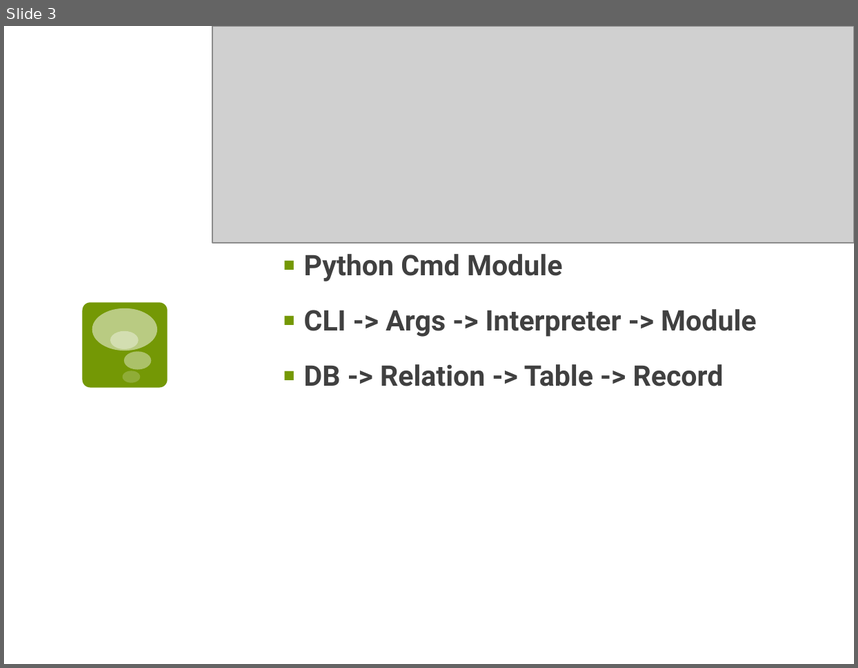
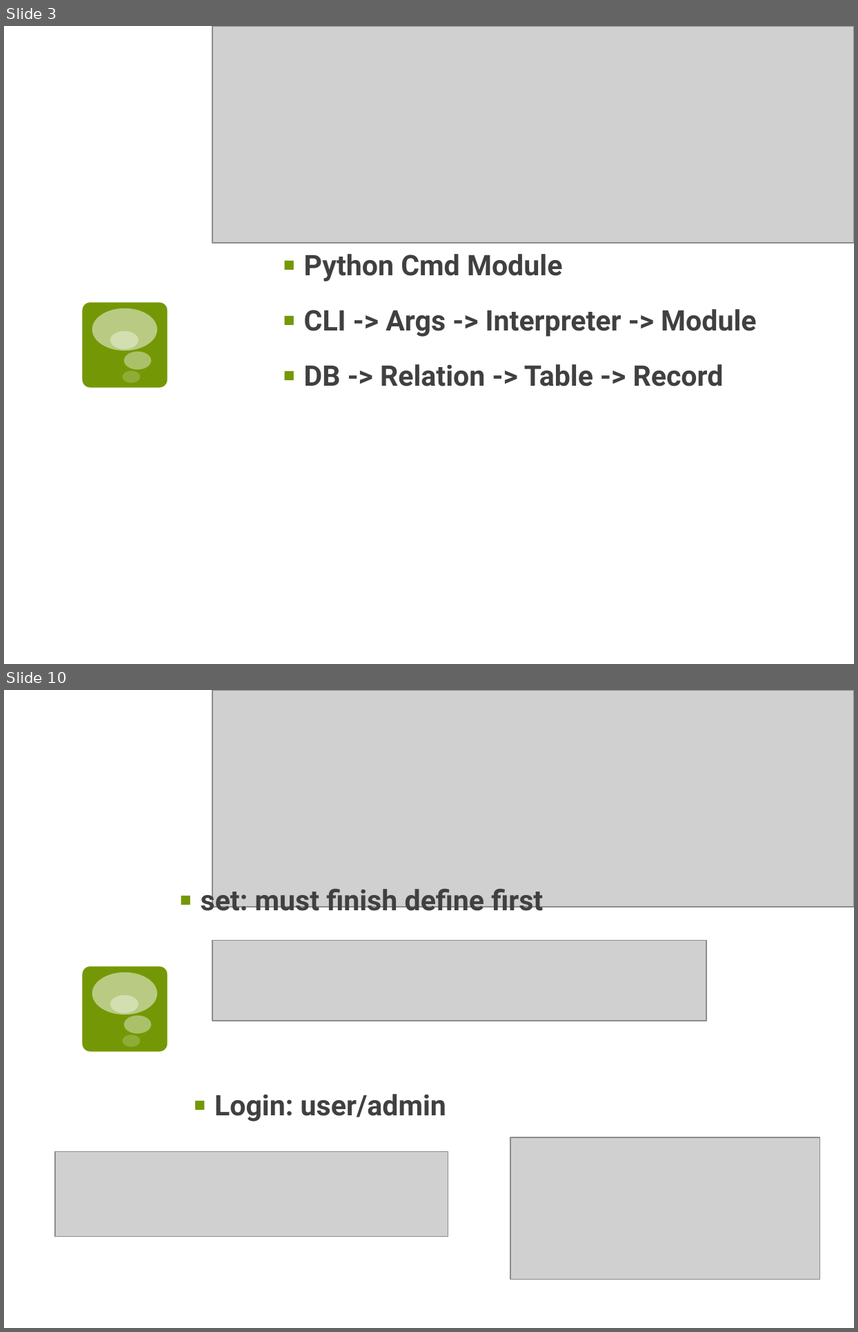
Before and after one commit to geniousisme/PySQL, a slide deck: PySQL_Intro.pptx. Shown one above the other, each under a label of ours: slide 3 before the commit, slides 3 and 10 after it; the slides between them are not shown. The pictures are 858x668 and 858x1332 pixels, drawn with LibreOffice and Linux fonts; fonts in the diff are those of the drawing; grey boxes stand for pictures. Boxes give left, top, right and bottom in pixels: in the first picture for what was removed or moved away, otherwise in the second. Text is boxed around its words. In the diff, an @@ line names an element or a change of style, - is before the commit and + after.

```diff
--- a/PySQL_Intro.pptx
+++ b/PySQL_Intro.pptx
@@ slide 10 added at <box>4,690,854,1328</box>, background #FFFFFF; not listed: 5 template elements that a slide beside it also shows @@
@@ picture added at <box>212,690,854,907</box> @@
@@ text added at <box>201,885,543,918</box>, 24 pt, text #404040, bold @@
+▪ set: must finish define first
@@ picture added at <box>212,940,706,1020</box> @@
@@ text added at <box>214,1094,446,1121</box>, 24 pt, text #404040, bold @@
+▪ Login: user/admin
@@ picture added at <box>510,1137,820,1279</box> @@
@@ picture added at <box>55,1152,448,1236</box> @@
```
Also in this commit, not shown: 3 slides changed, 7 other slides added, 20 other files.
